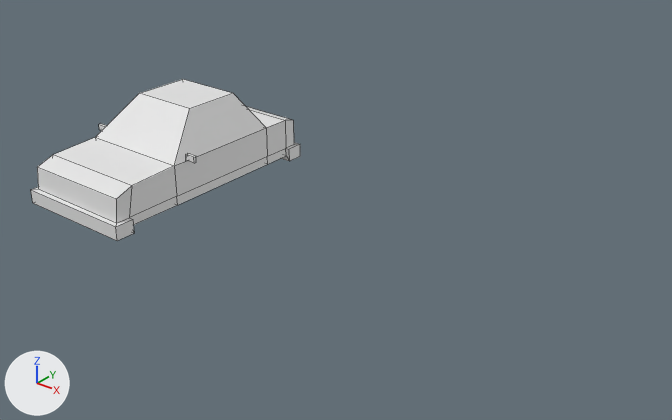
Renders of the Blender file blender/assets/assets.blend from each side of a commit.
Before and after are seen from a camera (50 mm lens) standing at (9.9, -8.39, 5.22) and looking at (3.28, -0.12, 0.09). The axes (+X, +Y, +Z) are drawn at lower left. The lights are the same throughout. Mesh edges are drawn as thin lines. The same objects are shown in both versions, whatever each file hides.

Script lines for the objects in view, before the commit:
```python
me_cube_001 = bpy.data.meshes.new('Cube.001')
me_cube_001.from_pydata(...)  # 76 vertices, 70 faces; spans x -1.02..1.02, y -1.75..1.93, z -0.45..0.79
ob_car_visualizer = bpy.data.objects.new('car_visualizer', me_cube_001)
ob_car_visualizer.location = (0.0, 0.0, 0.0)
```
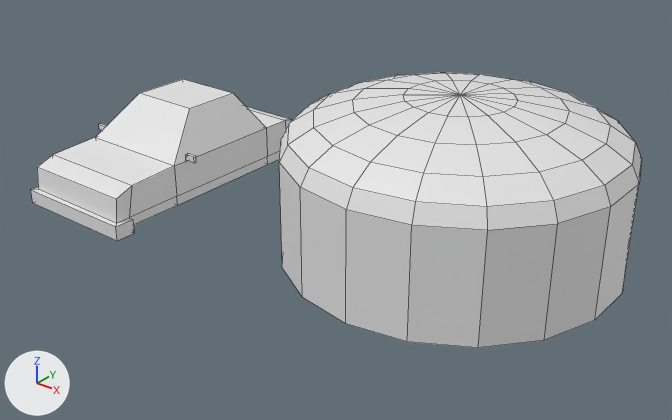
The newer file is also turned or shifted as a whole; pictures and numbers use the older file's frame.

The change in detail:
Mesh me_sphere is new.
It has 109 vertices, 109 faces and spans x -1.97..1.97, y -2.0..2.0, z -2.06..1.0.
Object 'bumper' (ob_bumper) is new; it shows me_sphere.
Its location is (4.91, 0.0, 1.3).
Its scale is (1.0, 1.0, 0.63).

What differs and where, as boxes [x1, y1, x2, y2] in the pictures (672 x 420 px):
'bumper', added
    after: [279, 73, 642, 348]
